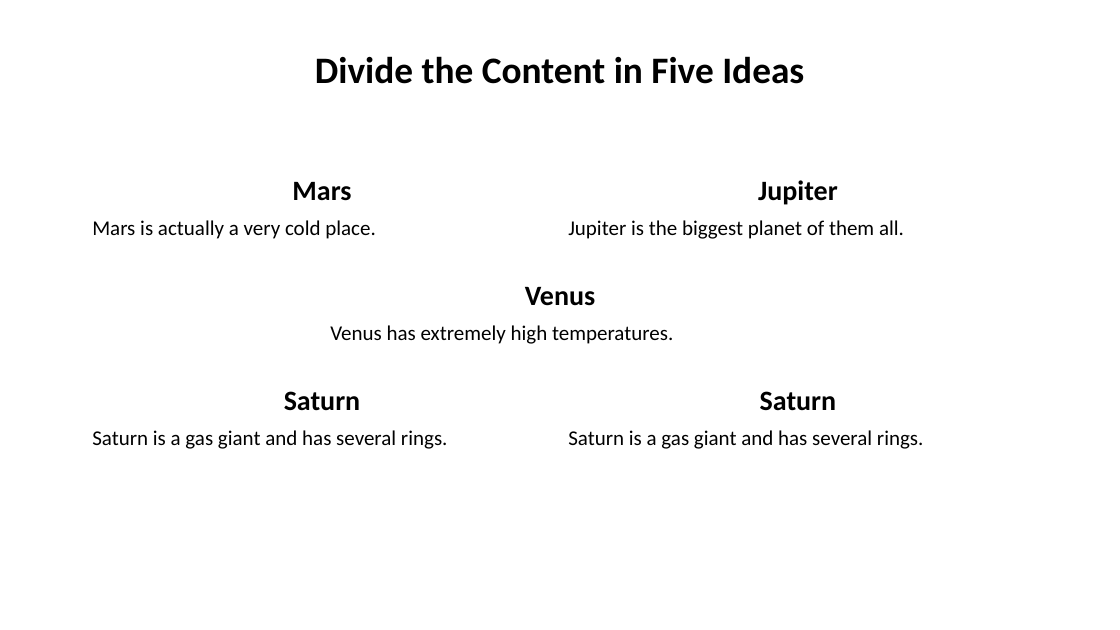
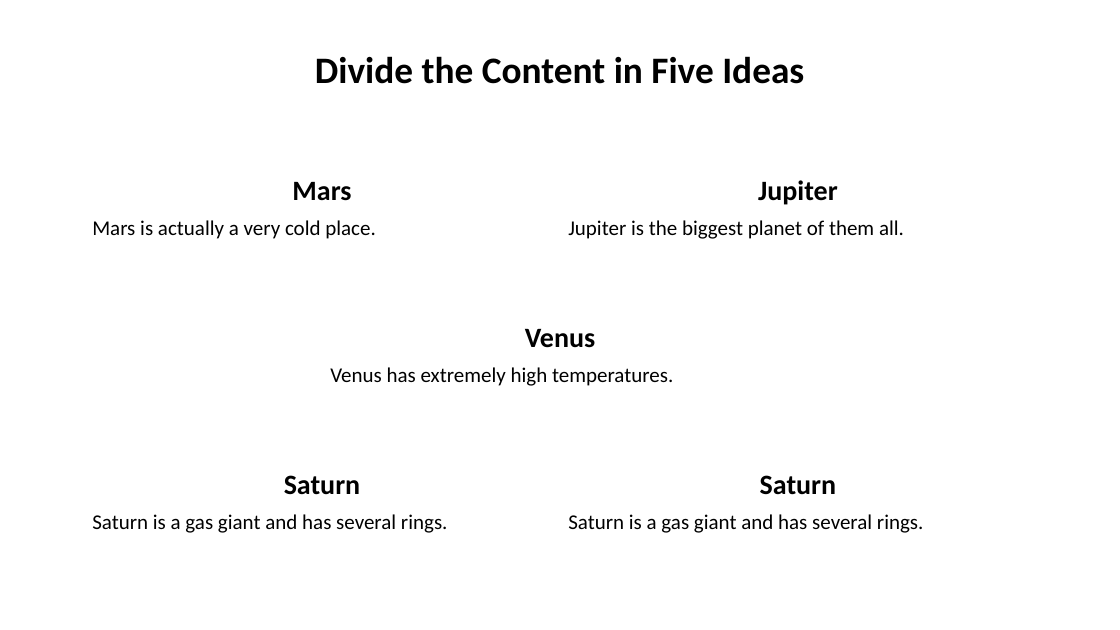
Before and after one commit to zacharylyj/auto_pptx, a slide deck: slide 14 of my_presentation.pptx. Drawn at 1120x630 pixels with LibreOffice and Linux fonts; fonts in the diff are those of the drawing. Boxes give left, top, right and bottom in pixels: in the first picture for what was removed or moved away, otherwise in the second. Text is boxed around its words. In the diff, an @@ line names an element or a change of style, - is before the commit and + after.

```diff
--- a/my_presentation.pptx
+++ b/my_presentation.pptx
@@ text "Venus": place and size @@
-text "Venus" at bbox=[525, 287, 595, 306]
+text "Venus" at bbox=[525, 329, 595, 348]
@@ text "Venus has extremely high temperatures.": place and size @@
-text "Venus has extremely high temperatures." at bbox=[330, 325, 673, 344]
+text "Venus has extremely high temperatures." at bbox=[330, 367, 673, 386]
@@ 4 texts: place and size @@
-4 texts at bbox=[92, 391, 924, 449]
+4 texts at bbox=[92, 475, 924, 533]
```
Also in this commit, not shown: 1 other slide changed, 1 slide added, 1 other file.
